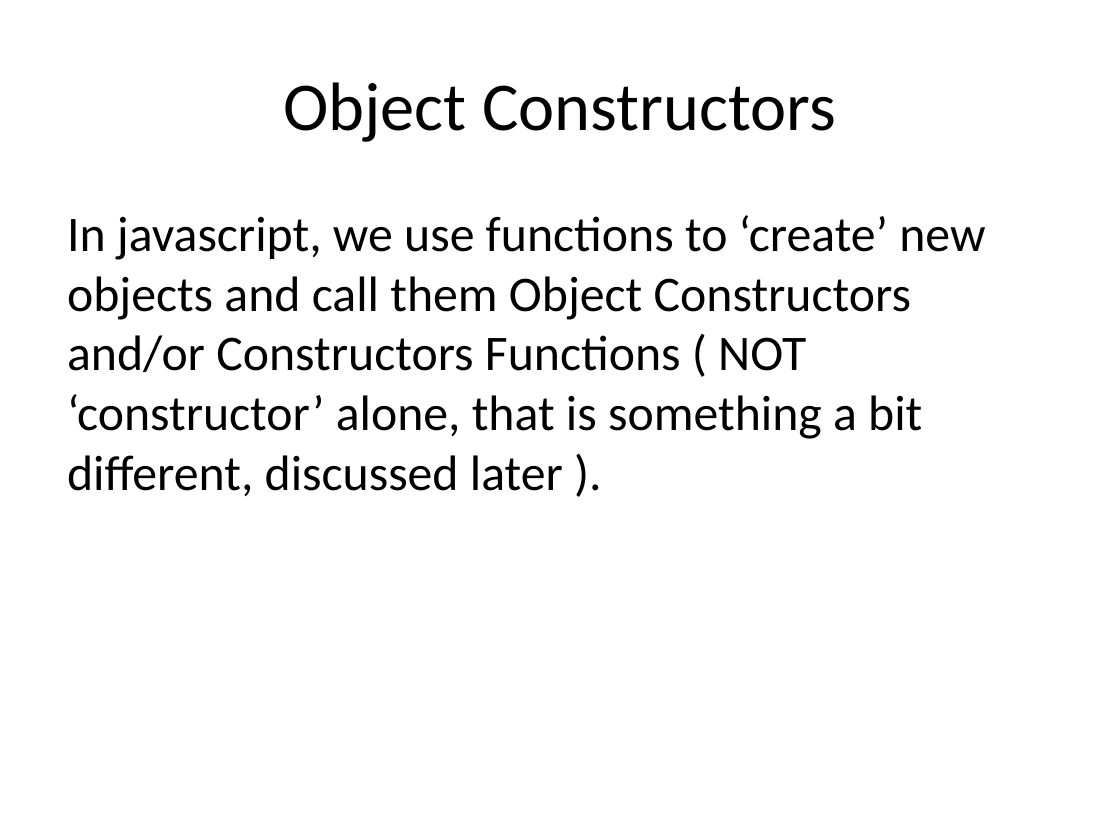
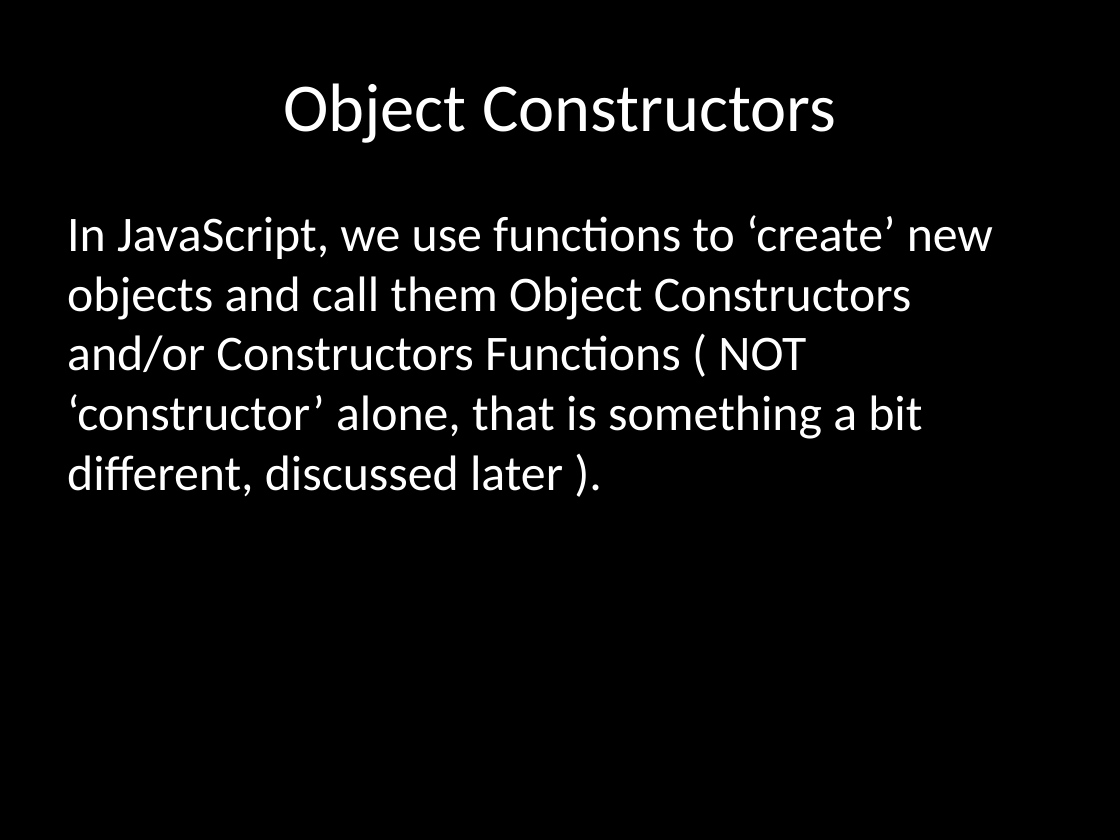
Before and after one commit to JadJabbour/JSOOWorkshop, a slide deck: slide 7 of JavaScript OO.pptx. Drawn at 1120x840 pixels with LibreOffice and Linux fonts; fonts in the diff are those of the drawing. Boxes give left, top, right and bottom in pixels: in the first picture for what was removed or moved away, otherwise in the second. Text is boxed around its words. In the diff, an @@ line names an element or a change of style, - is before the commit and + after.

Commit message:
presentation style

```diff
--- a/JavaScript OO.pptx
+++ b/JavaScript OO.pptx
@@ background #FFFFFF to #000000 @@
@@ title "Object Constructors" at bbox=[283, 83, 836, 143]: text colour #000000 to #FFFFFF @@
@@ text at bbox=[67, 215, 993, 496]: text changed; text colour #000000 to #FFFFFF @@
-In javascript, we use functions to ‘create’ new objects and call them Object Constructors and/or Constructors Functions ( NOT ‘constructor’ alone, that is something a bit different, discussed later ).
+In JavaScript, we use functions to ‘create’ new objects and call them Object Constructors and/or Constructors Functions ( NOT ‘constructor’ alone, that is something a bit different, discussed later ).
```
Also in this commit, not shown: 16 other slides changed.
